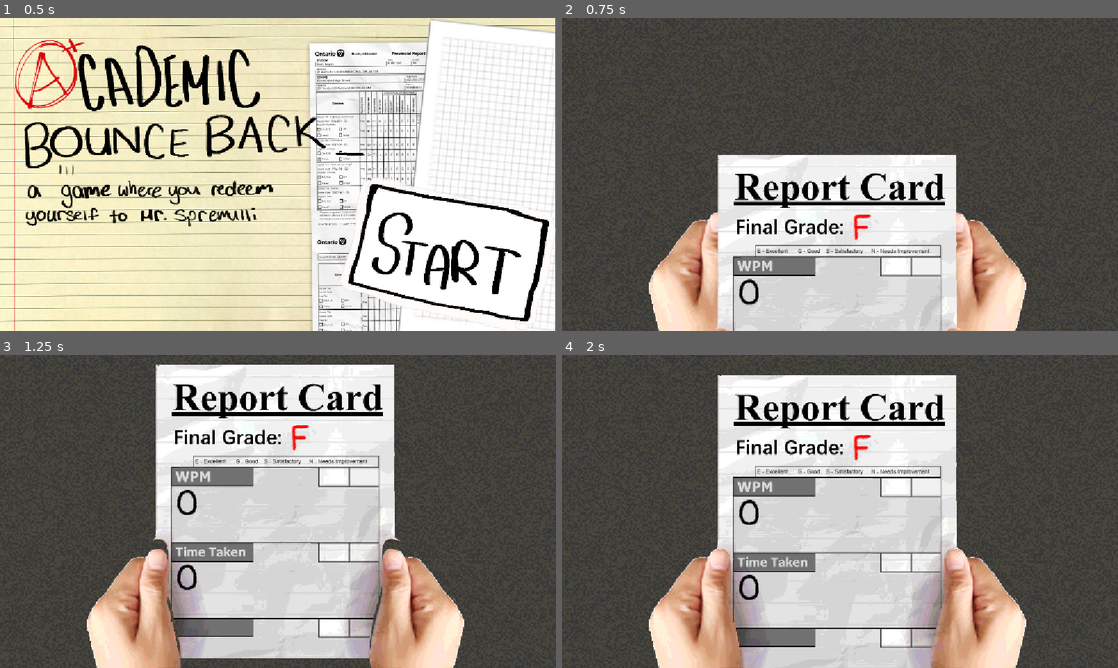
Above: before the commit, frames 1-4 (two rows, left to right).
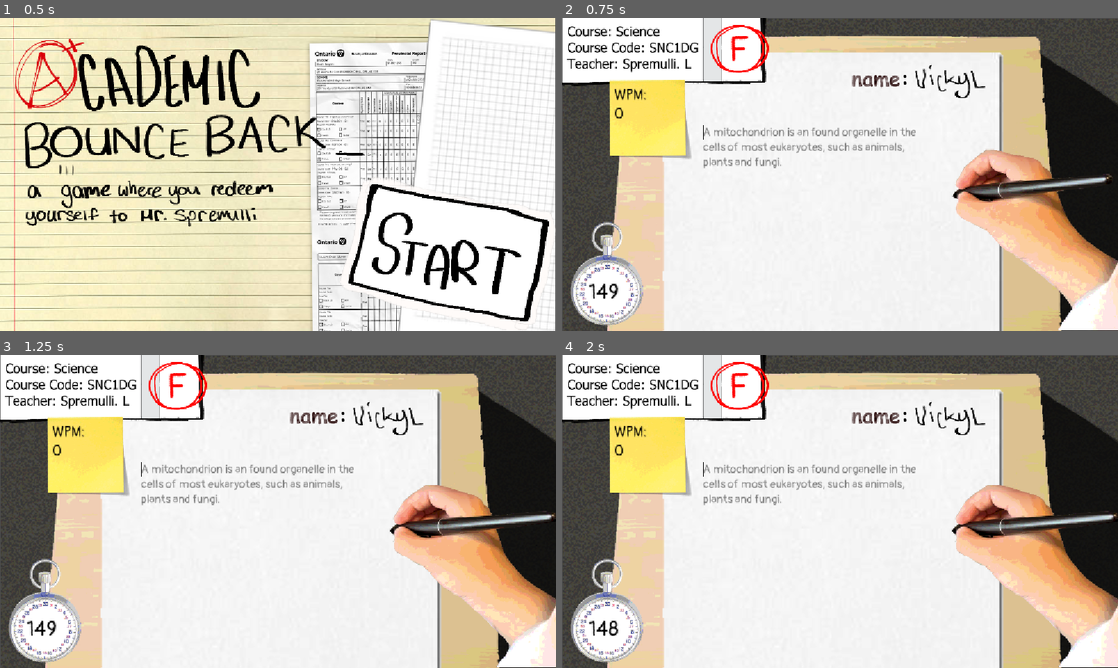
Above: after the commit, the same moments.

Repository: Vick-St3r/haven-keyboard
Game: Godot game, scene res://scenes/background.tscn
Two runs of this game, one before a commit and one after it. Both use one fixed random seed, a clock stepped at 60 frames per second and the inputs below.
Inputs (mouse positions are in pixels of both pictures, inside the frame that each line leads up to):
- Up to frame 1 (0.5 s): no input
- Up to frame 2 (0.75 s): tap Enter at 0.5, 0.6 s; move the mouse to (1012, 252) at 0.52 s; click (1012, 252) at 0.67 s
- Up to frame 3 (1.25 s): no input
- Up to frame 4 (2 s): move the mouse to (728, 527) at 1.27 s; tap Keypad Enter at 1.35 s; click (728, 527) at 1.42 s

Frame 1 is identical in both runs. In frame 2, 74% of the frame differs, in the area x 0-100%, y 0-100%; in frame 3, 75%; in frame 4, 73%.
Error before the commit: Invalid access of index '0' on a base object of type: 'PackedStringArray'. (res://scripts/main_game.gd:50)

Commit message:
Only pick text files

Diff:
--- a/scripts/main_game.gd
+++ b/scripts/main_game.gd
@@ -32,7 +32,7 @@
 	#check if text files exist
 	var textsCount = 0
 	for file in DirAccess.get_files_at(textFilesUserPath):
-		if(file.get_extension() == "txt"):
+		if file.get_extension() == "txt":
 			textsCount += 1
 
 	if not DirAccess.dir_exists_absolute(textFilesUserPath) or textsCount == 0:
@@ -40,9 +40,16 @@
 
 	# load contents of a random txt file
 	randomize()
-	var allTextFilePaths = DirAccess.get_files_at(textFilesUserPath)
-	var chosenTextFile = allTextFilePaths[randi_range(0,allTextFilePaths.size() - 1)]
-	originalText = FileAccess.get_file_as_string(chosenTextFile)
+	var allUserFilesInTextsDir = DirAccess.get_files_at(textFilesUserPath)
+
+	#only keep txt files
+	var allTextFiles: Array[String] = []
+	for i in range(0, allUserFilesInTextsDir.size()):
+		if allUserFilesInTextsDir[i].get_extension() == "txt":
+			allTextFiles.append(allUserFilesInTextsDir[i])
+
+	var chosenFilePath = textFilesUserPath.path_join(allTextFiles.pick_random())
+	originalText = FileAccess.get_file_as_string(chosenFilePath)
 	originalSentences = originalText.split(".", false)
 	scrambledSentences = originalSentences.duplicate()
 	for i in scrambledSentences.size():
